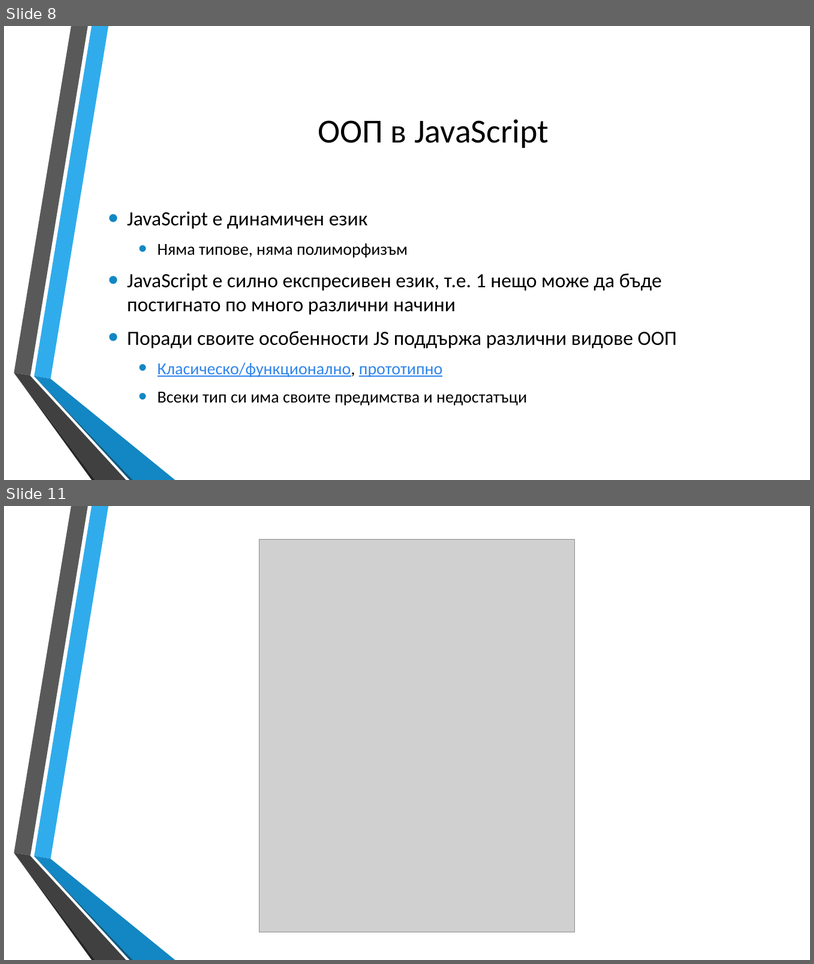
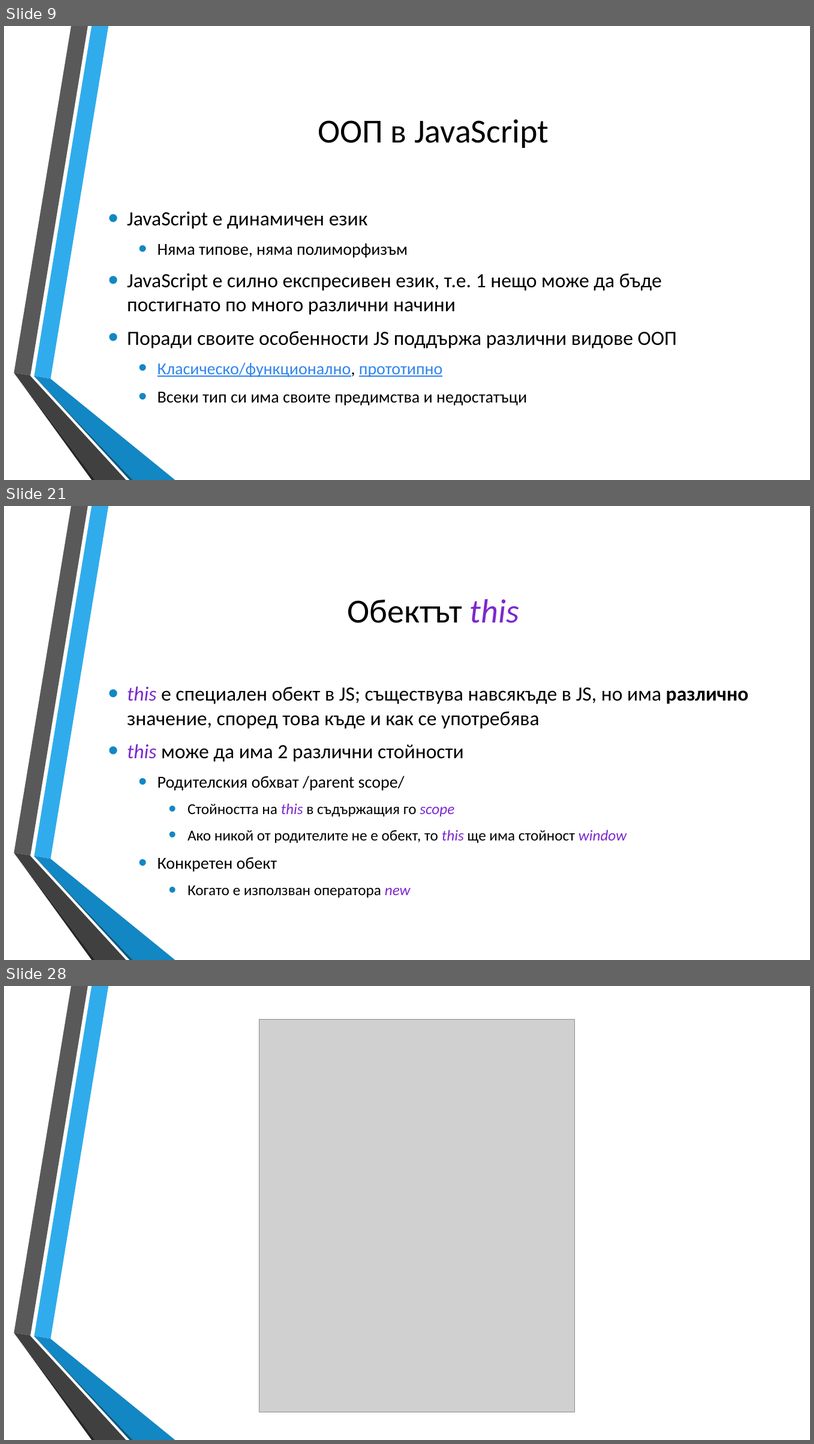
Before and after one commit to dnmitev/IT-Academy, a slide deck: JS Fundamentals/8.OOP/JS-OOP.pptx. Shown one above the other, each under a label of ours: slides 8 and 11 before the commit, slides 9, 21 and 28 after it; the slides between them are not shown. The pictures are 814x964 and 814x1444 pixels, drawn with LibreOffice and Linux fonts; fonts in the diff are those of the drawing; grey boxes stand for pictures; background and template pictures are left out. Boxes give left, top, right and bottom in pixels: in the first picture for what was removed or moved away, otherwise in the second. Text is boxed around its words. In the diff, an @@ line names an element or a change of style, - is before the commit and + after.

```diff
--- a/JS Fundamentals/8.OOP/JS-OOP.pptx
+++ b/JS Fundamentals/8.OOP/JS-OOP.pptx
@@ slide 21 added at (4, 506, 810, 960), background picture (left out); not listed: 6 template elements that a slide beside it also shows @@
@@ title added at (348, 599, 519, 623), 40 pt, text #000000 @@
+Обектът this
@@ text added at (127, 686, 749, 897), 24 pt, text #000000 @@
+• this е специален обект в JS; съществува навсякъде в JS, но има различно значение, според това къде и как се употребява
+• this може да има 2 различни стойности
+  • Родителския обхват /parent scope/
+    • Стойността на this в съдържащия го scope
+    • Ако никой от родителите не е обект, то this ще има стойност window
+  • Конкретен обект
+    • Когато е използван оператора new
@@ what was slide 8 is now slide 9 @@
@@ what was slide 11 is now slide 28 @@
```
Also in this commit, not shown: 1 slide changed, 18 other slides added, 2 slides removed, 7 other files.
